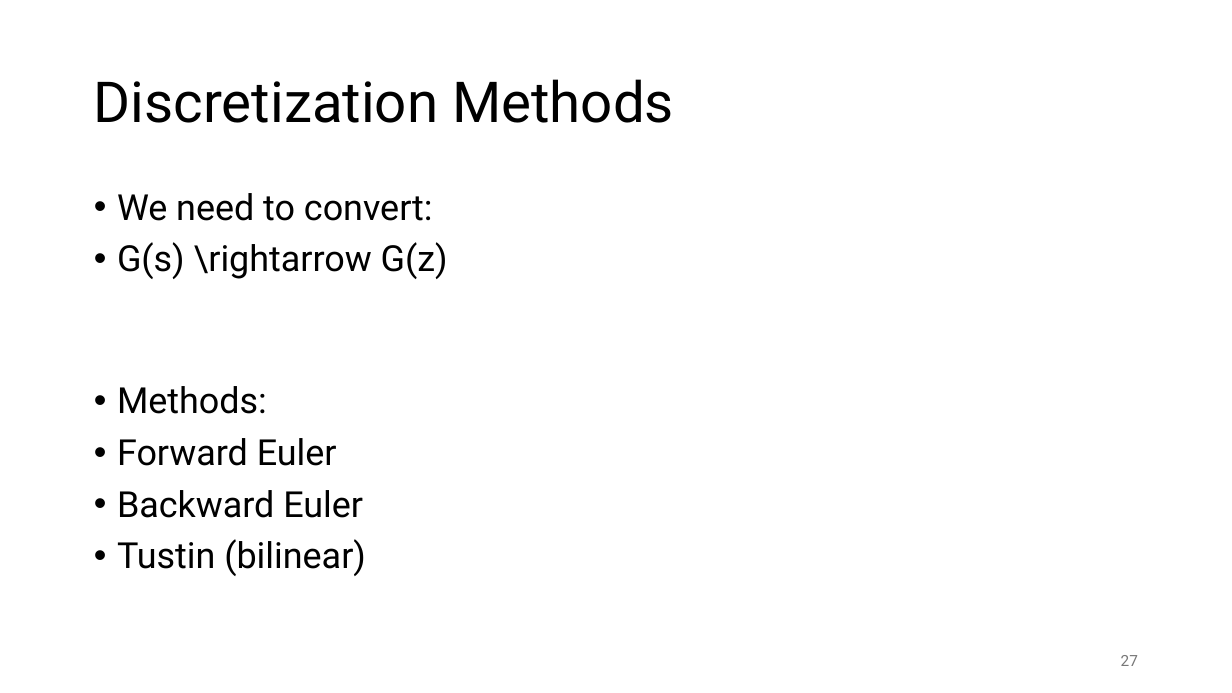
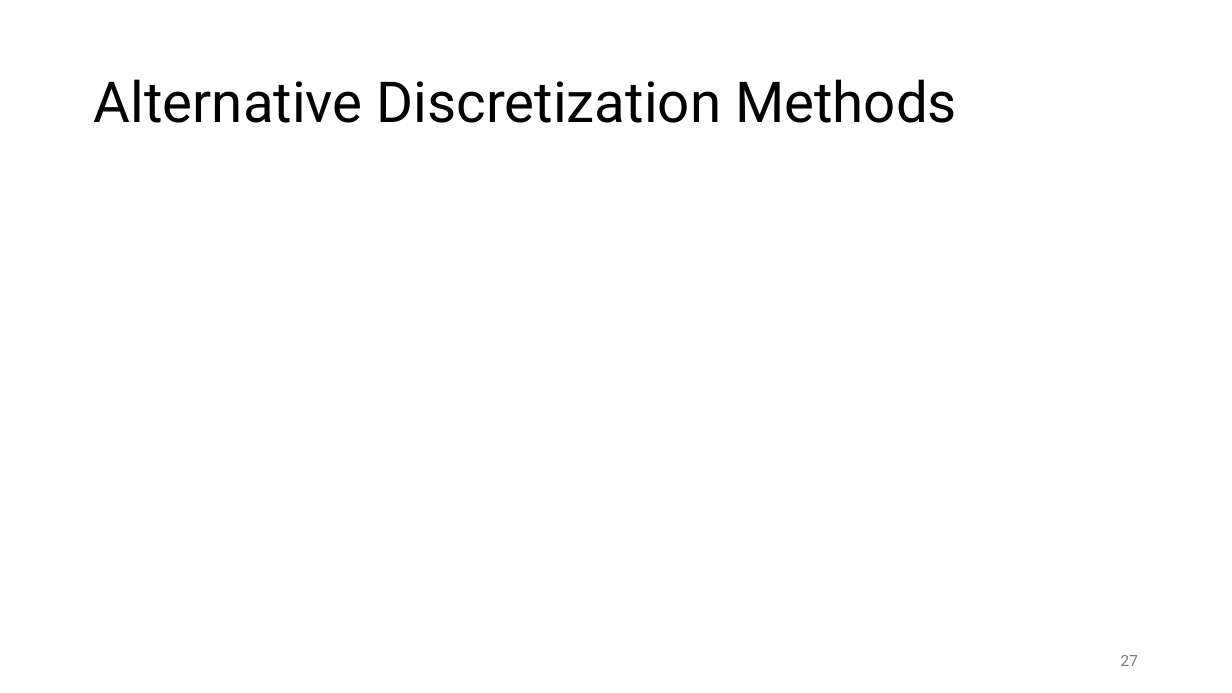
Before and after one commit to FelixWick/control_engineering, a slide deck: slide 27 of slides/6_discrete_controllers.pptx. Drawn at 1232x693 pixels with LibreOffice and Linux fonts; fonts in the diff are those of the drawing; grey boxes stand for pictures. Boxes give left, top, right and bottom in pixels: in the first picture for what was removed or moved away, otherwise in the second. Text is boxed around its words. In the diff, an @@ line names an element or a change of style, - is before the commit and + after.

```diff
--- a/slides/6_discrete_controllers.pptx
+++ b/slides/6_discrete_controllers.pptx
@@ title at [94,79,957,123]: text changed @@
-Discretization Methods
+Alternative Discretization Methods
@@ text removed at [117,193,448,576] @@
-• We need to convert:
-• G(s) \rightarrow G(z)
-• Methods:
-• Forward Euler
-• Backward Euler
-• Tustin (bilinear)
```
Also in this commit, not shown: 14 other slides changed, 2 slides added, 7 slides removed, 4 other files.
